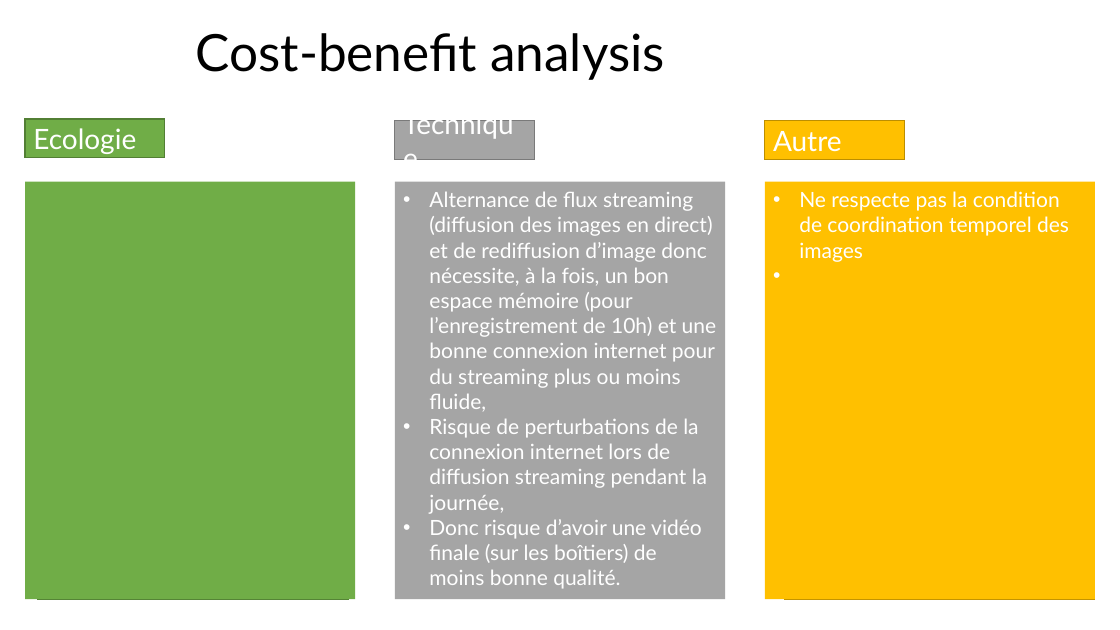
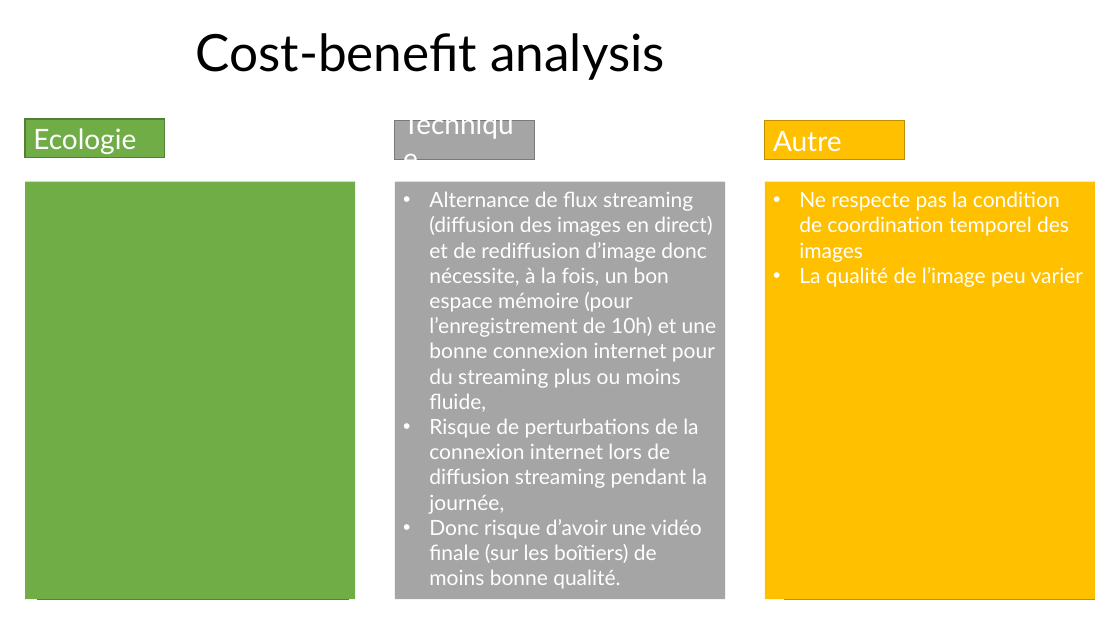
Before and after one commit to OceanStream-X-MiageSorbonne/Boitier, a slide deck: slide 3 of Documentation/Architecture Technique/Architechture-Flux.pptx. Drawn at 1120x630 pixels with LibreOffice and Linux fonts; fonts in the diff are those of the drawing; background and template pictures are left out. Boxes give left, top, right and bottom in pixels: in the first picture for what was removed or moved away, otherwise in the second. Text is boxed around its words. In the diff, an @@ line names an element or a change of style, - is before the commit and + after.

```diff
--- a/Documentation/Architecture Technique/Architechture-Flux.pptx
+++ b/Documentation/Architecture Technique/Architechture-Flux.pptx
@@ text at box(799, 267, 1083, 287): paragraph added @@
+• La qualité de l’image peu varier
```
Also in this commit, not shown: 2 other slides changed, 1 other file.
